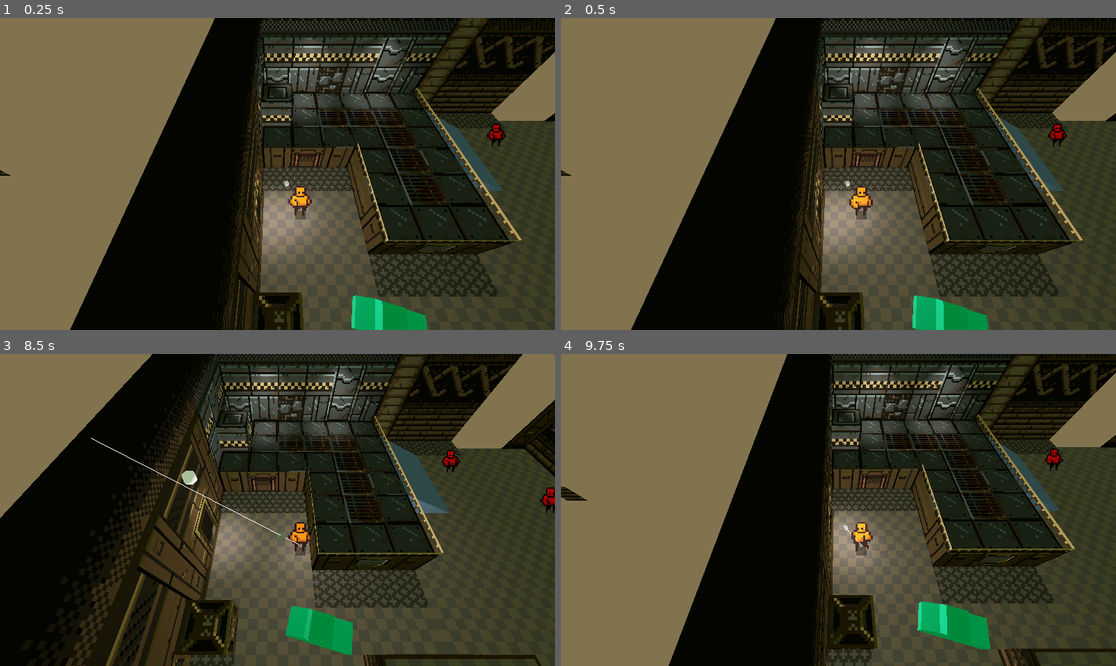
Above: before the commit, frames 1-4 (two rows, left to right).
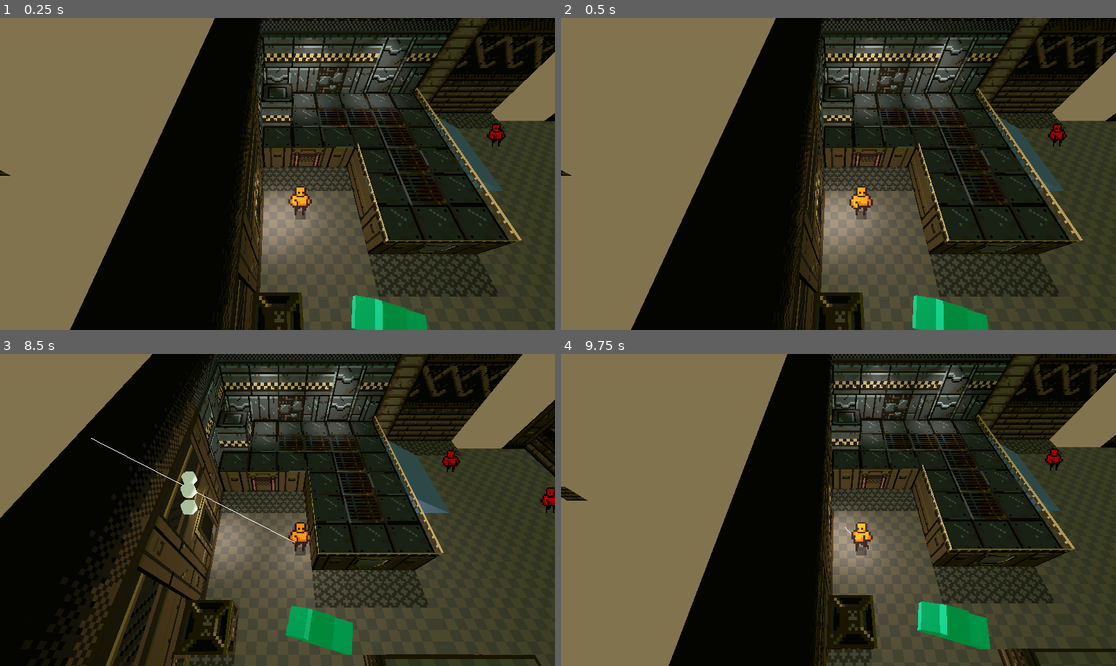
Above: after the commit, the same moments.

Repository: killnaprimer/SpacialStation
Game: Godot game, scene res://scenes/test_other.tscn
Two runs of this game, one before a commit and one after it. Both use one fixed random seed, a clock stepped at 60 frames per second and the inputs below.
Inputs (mouse positions are in pixels of both pictures, inside the frame that each line leads up to):
- Up to frame 1 (0.25 s): no input
- Up to frame 2 (0.5 s): no input
- Up to frame 3 (8.5 s): tap Enter at 0.5, 3.5, 7.25 s; move the mouse to (249, 572) at 0.52 s; hold Right mouse button (aim) 0.53-1.28 s; hold W (move_forward) 0.53-2.03 s; click (249, 572) at 0.8 s; move the mouse to (444, 556) at 1.27 s; click (444, 556) at 1.35 s; right-click (444, 556) at 1.55 s; tap Space (roll) at 2, 3.6, 6.5, 7.35, 8 s; move the mouse to (111, 463) at 2.02 s; hold Right mouse button (aim) 2.03-2.78 s; hold A (move_left) 2.03-3.53 s; click (111, 463) at 2.3 s; move the mouse to (305, 510) at 2.77 s; click (305, 510) at 2.85 s; right-click (305, 510) at 3.05 s; move the mouse to (194, 432) at 3.52 s; hold S (move_back) 3.53-4.28 s; click (194, 432) at 3.8 s; move the mouse to (399, 494) at 4.27 s; hold D (move_right) 4.28-5.03 s; right-click (399, 494) at 4.35 s; move the mouse to (166, 525) at 5.02 s; hold W (move_forward) 5.03-5.78 s; click (166, 525) at 5.1 s; move the mouse to (333, 441) at 5.77 s; hold D (move_right) 5.78-8.03 s; right-click (333, 441) at 5.85 s; move the mouse to (249, 572) at 6.52 s; click (249, 572) at 6.6 s; move the mouse to (444, 556) at 7.27 s; right-click (444, 556) at 7.55 s; move the mouse to (111, 463) at 8.02 s; hold S (move_back) from 8.03 s (still down); hold Right mouse button (aim) from 8.03 s (still down); click (111, 463) at 8.3 s
- Up to frame 4 (9.75 s): move the mouse to (866, 510) at 8.77 s; release S (move_back) at 8.78 s; release Right mouse button (aim) at 8.78 s; hold A (move_left) 8.78-9.53 s; click (866, 510) at 8.85 s; right-click (866, 510) at 9.05 s; move the mouse to (755, 432) at 9.52 s; hold W (move_forward) from 9.53 s (still down); hold Right mouse button (aim) from 9.53 s (still down)

The runs differ from the first frame. In frame 1, less than 0.1% of the frame differs, in the area x 51-53%, y 52-55%; in frame 2, less than 0.1%; in frame 3, 0.3%, in the area x 32-55%, y 37-62%; in frame 4, less than 0.1%.

Commit message:
Better gun logic

Diff:
--- a/prefabs/player.tscn
+++ b/prefabs/player.tscn
@@ -24,9 +24,6 @@
 render_priority = 0
 shader = ExtResource("4_kbsxf")
 shader_parameter/albedo_color = Color(1, 1, 1, 1)
-
-[sub_resource type="BoxMesh" id="BoxMesh_ht1c8"]
-size = Vector3(0.25, 0.25, 0.25)
 
 [node name="player" type="CharacterBody3D" node_paths=PackedStringArray("sprite", "anim")]
 collision_layer = 4
@@ -59,14 +56,10 @@
 mouse_aim = NodePath("../mouse_aim")
 material = SubResource("ShaderMaterial_rgeog")
 
-[node name="Crosshair" type="MeshInstance3D" parent="gun_holder"]
-transform = Transform3D(1, 0, 0, 0, 1, 0, 0, 0, 1, 0, 0, -2)
-mesh = SubResource("BoxMesh_ht1c8")
-skeleton = NodePath("../..")
-
 [node name="gun" type="Node3D" parent="gun_holder"]
 script = ExtResource("5_g2jcq")
 bullet_ref = ExtResource("6_u51tk")
+bullet_count = 3
 
 [node name="mouse_aim" type="Node3D" parent="."]
 script = ExtResource("6_g2jcq")
--- a/scripts/gun.gd
+++ b/scripts/gun.gd
@@ -2,13 +2,52 @@
 class_name Gun
 @export var bullet_ref : PackedScene
 #Recoil
-@export var spread_gain : float
-@export var spread_max : float
-@export var spread_min : float
+@export var spread_gain : float = 5.0
+@export var spread_base : float = 1.0
+
+@export var bullet_count : int = 1
+@export var cd_time : float = 0.5
+var timer : Timer
+var can_fire : bool = true :
+	set(value):
+		can_fire = value
+		if !value:
+			timer.start(cd_time)
+
+func _ready() -> void:
+	timer = Timer.new()
+	add_child(timer)
+	timer.connect("timeout", reset_fire)
 
 func fire():
+	if !can_fire: return
+	fire_multiple()
+	can_fire = false
+	return
+	var bullet : Bullet =  spawn_bullet()
+	bullet.linear_velocity = -global_transform.basis.z*50
 
+func fire_multiple():
+	var spread : float = 0
+	for i in bullet_count:
+		var bullet : Bullet =  spawn_bullet()
+		var base_direction = -global_transform.basis.z
+		var spread_direction = base_direction.rotated(global_transform.basis.y, deg_to_rad(spread + get_base_spread()) )
+		bullet.linear_velocity = spread_direction * 50
+		if spread == 0:
+			spread += spread_gain
+		elif spread < 0:
+			spread = -spread
+		else:
+			spread += spread_gain
+
+func spawn_bullet() -> Bullet:
 	var bullet : Bullet = bullet_ref.instantiate()
 	GameManager.get_world().add_child(bullet)
 	bullet.global_position = global_position
-	bullet.linear_velocity = -global_transform.basis.z*50
+	return bullet
+
+func get_base_spread():
+	return randf_range(-spread_base, spread_base)
+
+func reset_fire(): can_fire = true
--- a/scripts/gun_holder.gd
+++ b/scripts/gun_holder.gd
@@ -32,7 +32,7 @@
 	is_aiming = Input.is_action_pressed("aim")
 	character.is_aiming = is_aiming
 	show_line(is_aiming)
-	draw_line(Vector3.ZERO, aim_hit_pos)
+	draw_line(Vector3(0,0,-0.75), aim_hit_pos)
 
 func shoot():
 	if is_aiming:
--- a/scripts/player.gd
+++ b/scripts/player.gd
@@ -41,7 +41,6 @@
 
 	if velocity.z < 0: sprite.flip_h = true
 	if velocity.z > 0: sprite.flip_h = false
-	#sprite.flip_h = velocity.z < 0
 
 	if Vector2(velocity.x, velocity.z).length() >0 :
 		if !is_aiming: anim.play("run")
Not shown: 1 places in prefabs/player.tscn that only renumber resources
